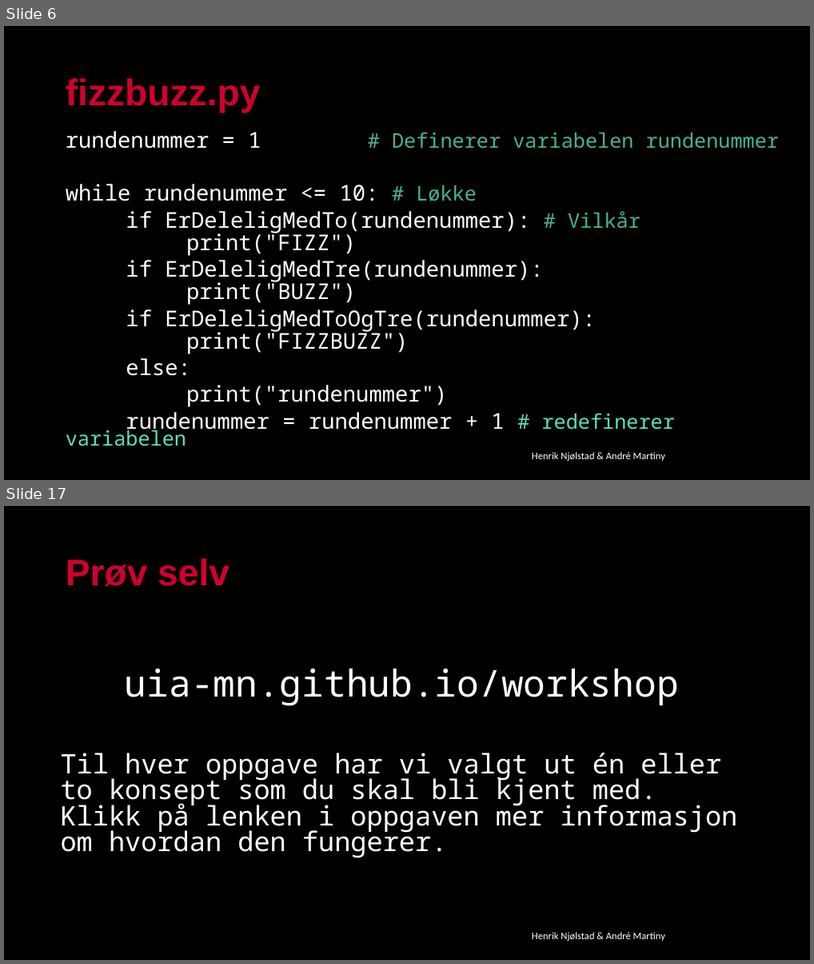
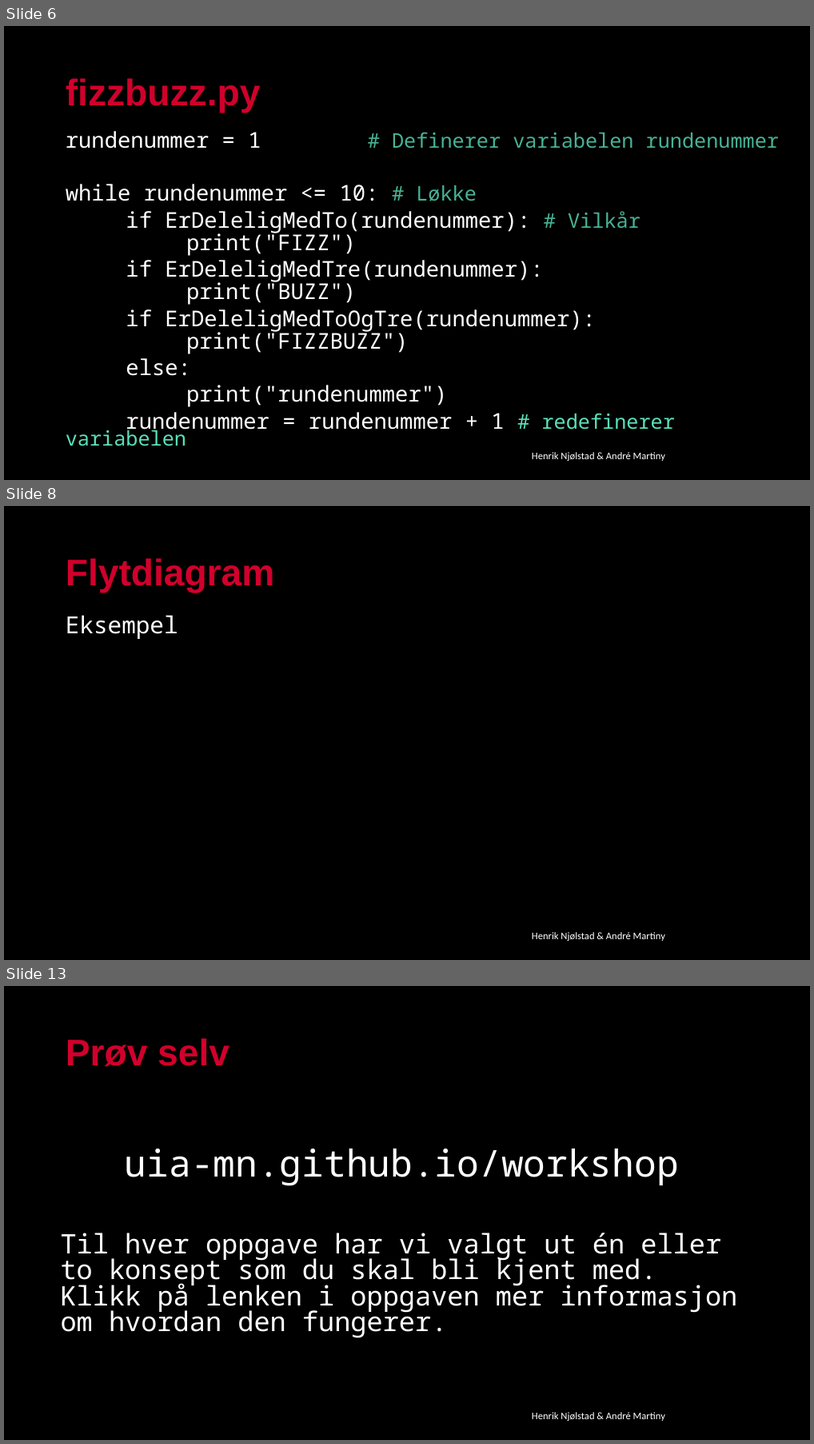
Before and after one commit to kodelaben/kodelaben.github.io, a slide deck: _drafts/Oppgaver/Workshop/Workshop_2PP.pptx. Shown one above the other, each under a label of ours: slides 6 and 17 before the commit, slides 6, 8 and 13 after it; the slides between them are not shown. The pictures are 814x964 and 814x1444 pixels, drawn with LibreOffice and Linux fonts; fonts in the diff are those of the drawing; background and template pictures are left out. Boxes give left, top, right and bottom in pixels: in the first picture for what was removed or moved away, otherwise in the second. Text is boxed around its words. In the diff, an @@ line names an element or a change of style, - is before the commit and + after.

```diff
--- a/_drafts/Oppgaver/Workshop/Workshop_2PP.pptx
+++ b/_drafts/Oppgaver/Workshop/Workshop_2PP.pptx
@@ slide 8 added at (4,506,810,960), background #000000 @@
@@ title added at (66,558,275,593), 44 pt, text #D1002C, bold @@
+Flytdiagram
@@ text added at (66,615,178,639), 28 pt, text #FFFFFF @@
+Eksempel
@@ text added at (532,932,666,940), 12 pt, text #FFFFFF @@
+Henrik Njølstad & André Martiny
@@ what was slide 17 is now slide 13 @@
```
Also in this commit, not shown: 4 slides changed, 2 other slides added, 7 slides removed, 8 other files.
